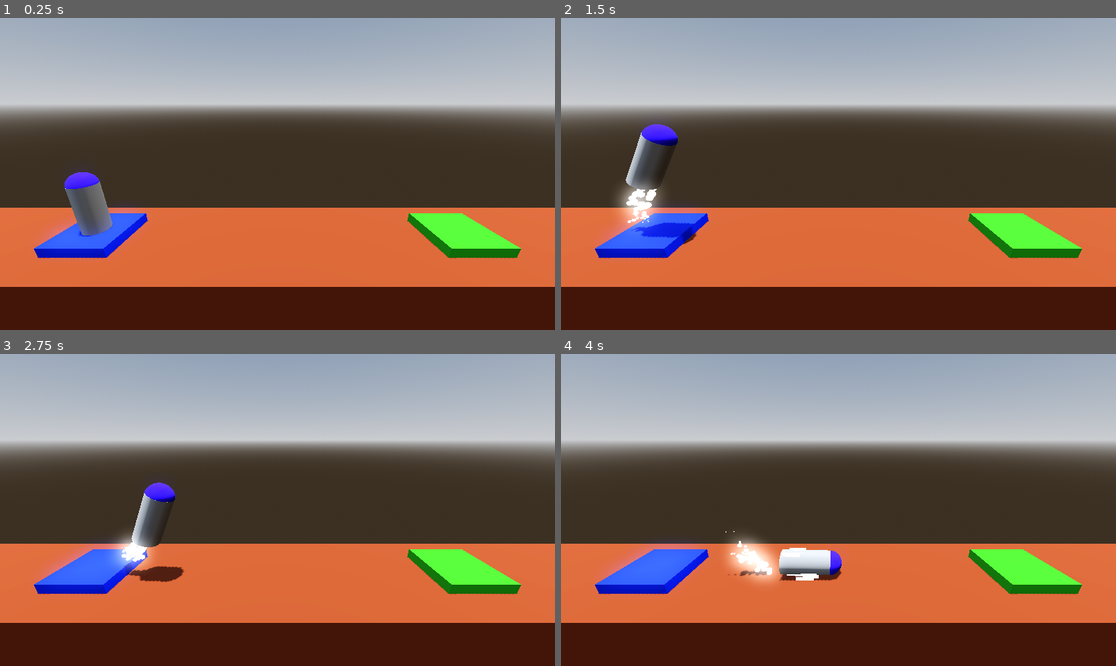
Above: before the commit, frames 1-4 (two rows, left to right).
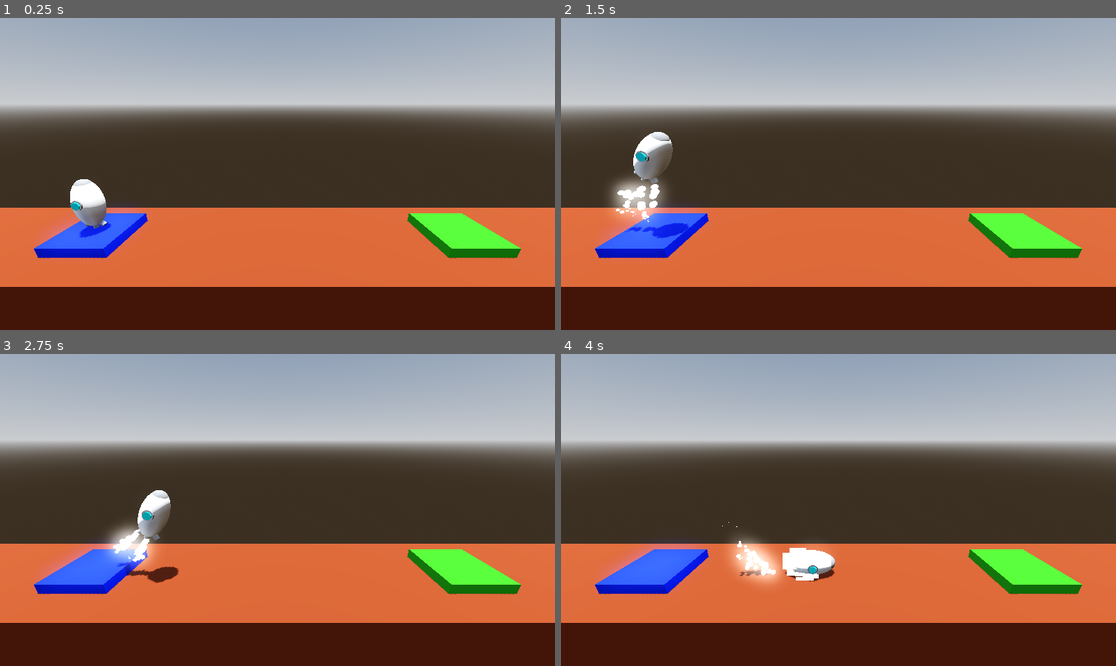
Above: after the commit, the same moments.

Repository: SearedBacon/ProjectB0ost
Game: Godot game, scene res://Levels/level.tscn
Same seed, same stepped clock (60 frames per second), same inputs: the game is played once before the commit and once after it.
Inputs:
- Up to frame 1 (0.25 s): no input
- Up to frame 2 (1.5 s): tap Enter at 0.5 s; hold D (rotate_right) 0.53-1.28 s; hold Space (boost) 0.53-1.28 s; hold A (rotate_left) from 1.28 s (still down); tap Space (boost) at 1.35 s
- Up to frame 3 (2.75 s): release A (rotate_left) at 2.03 s; hold D (rotate_right) from 2.03 s (still down); hold Space (boost) from 2.03 s (still down)
- Up to frame 4 (4 s): release Space (boost) at 2.78 s; tap Space (boost) at 2.85 s; release D (rotate_right) at 3.53 s; hold A (rotate_left) from 3.53 s (still down); hold Space (boost) from 3.53 s (still down)

The runs differ from the first frame. In frame 1, 1.1% of the frame differs, in the area x 11-21%, y 49-71%; in frame 2, 2.1%, in the area x 8-25%, y 34-73%; in frame 3, 1.7%; in frame 4, 1.0%.

Commit message:
added some details to rocket

Diff:
--- a/Player/player.tscn
+++ b/Player/player.tscn
@@ -8,17 +8,48 @@
 [ext_resource type="PackedScene" uid="uid://jfwajmrh6ca7" path="res://assets/success_particles.tscn" id="6_vtle1"]
 [ext_resource type="PackedScene" uid="uid://dcecb8hw7dbrv" path="res://assets/explosion_particles.tscn" id="7_od3ui"]
 
-[sub_resource type="CylinderMesh" id="CylinderMesh_hvfyp"]
-
 [sub_resource type="CylinderShape3D" id="CylinderShape3D_l8h54"]
 
 [sub_resource type="StandardMaterial3D" id="StandardMaterial3D_l8h54"]
-albedo_color = Color(0.16666651, 0, 1, 1)
 
 [sub_resource type="SphereMesh" id="SphereMesh_4ntmi"]
 material = SubResource("StandardMaterial3D_l8h54")
+height = 2.0
 
 [sub_resource type="SphereShape3D" id="SphereShape3D_l8h54"]
+
+[sub_resource type="CapsuleMesh" id="CapsuleMesh_vtle1"]
+radius = 0.3
+height = 1.0
+
+[sub_resource type="CylinderMesh" id="CylinderMesh_od3ui"]
+top_radius = 0.2
+bottom_radius = 0.2
+height = 0.5
+
+[sub_resource type="StandardMaterial3D" id="StandardMaterial3D_00tjw"]
+albedo_color = Color(0, 0.9833336, 1, 1)
+
+[sub_resource type="CylinderMesh" id="CylinderMesh_x3vf3"]
+material = SubResource("StandardMaterial3D_00tjw")
+top_radius = 0.15
+bottom_radius = 0.15
+height = 0.5
+
+[sub_resource type="CylinderMesh" id="CylinderMesh_vtle1"]
+top_radius = 0.1
+bottom_radius = 0.1
+height = 0.2
+
+[sub_resource type="CylinderMesh" id="CylinderMesh_00tjw"]
+top_radius = 0.1
+bottom_radius = 0.1
+height = 0.2
+
+[sub_resource type="CylinderMesh" id="CylinderMesh_apopc"]
+top_radius = 0.1
+bottom_radius = 0.1
+height = 0.2
 
 [node name="Player" type="RigidBody3D"]
 axis_lock_linear_z = true
@@ -30,14 +61,11 @@
 angular_damp = 3.0
 script = ExtResource("1_l8h54")
 
-[node name="MeshInstance3D" type="MeshInstance3D" parent="."]
-mesh = SubResource("CylinderMesh_hvfyp")
-
 [node name="CollisionShape3D" type="CollisionShape3D" parent="."]
 shape = SubResource("CylinderShape3D_l8h54")
 
-[node name="MeshInstance3D2" type="MeshInstance3D" parent="."]
-transform = Transform3D(1, 0, 0, 0, 1, 0, 0, 0, 1, 0, 0.9603809, 0)
+[node name="Body" type="MeshInstance3D" parent="."]
+transform = Transform3D(1, 0, 0, 0, 1, 0, 0, 0, 1, 0, 0.18103921, 0)
 mesh = SubResource("SphereMesh_4ntmi")
 
 [node name="CollisionShape3D2" type="CollisionShape3D" parent="."]
@@ -57,13 +85,41 @@
 transform = Transform3D(1, 0, 0, 0, 1, 0, 0, 0, 1, 0, -1, 0)
 
 [node name="RightTurn" parent="." instance=ExtResource("5_k53q1")]
-transform = Transform3D(1, 0, 0, 0, 1, 0, 0, 0, 1, -0.35, -1, 0)
+transform = Transform3D(0.8087912, 0.58809584, 0, -0.58809584, 0.8087912, 0, 0, 0, 1, -0.38876987, -0.8399343, 0)
 
 [node name="LeftTurn" parent="." instance=ExtResource("5_k53q1")]
-transform = Transform3D(1, 0, 0, 0, 1, 0, 0, 0, 1, 0.35, -1, 0)
+transform = Transform3D(0.8788837, -0.47703603, 0, 0.47703603, 0.8788837, 0, 0, 0, 1, 0.35, -0.89081347, 0)
 
 [node name="SuccessParticles" parent="." instance=ExtResource("6_vtle1")]
 
 [node name="ExplosionParticles" parent="." instance=ExtResource("7_od3ui")]
 
+[node name="MeshInstance3D3" type="MeshInstance3D" parent="."]
+
+[node name="MeshInstance3D" type="MeshInstance3D" parent="."]
+transform = Transform3D(1, 0, 0, 0, 1, 0, 0, 0, 1, 0, 0.69, 0)
+mesh = SubResource("CapsuleMesh_vtle1")
+
+[node name="MeshInstance3D2" type="MeshInstance3D" parent="."]
+transform = Transform3D(1, 0, 0, 0, 0.08454739, -0.9964194, 0, 0.9964194, 0.08454739, 0, 0.303, 0.263)
+mesh = SubResource("CylinderMesh_od3ui")
+
+[node name="MeshInstance3D4" type="MeshInstance3D" parent="."]
+transform = Transform3D(1, 0, 0, 0, -0.03557974, -0.9993668, 0, 0.9993668, -0.03557974, -0.00441885, 0.3253286, 0.30150795)
+mesh = SubResource("CylinderMesh_x3vf3")
+
+[node name="MeshInstance3D5" type="MeshInstance3D" parent="."]
+transform = Transform3D(1, 0, 0, 0, 1, 0, 0, 0, 1, -0.017848253, -0.8167207, 0)
+mesh = SubResource("CylinderMesh_vtle1")
+
+[node name="MeshInstance3D6" type="MeshInstance3D" parent="."]
+transform = Transform3D(0.8109719, 0.5850851, 0, -0.5850851, 0.8109719, 0, 0, 0, 1, -0.28735298, -0.71924454, 0)
+mesh = SubResource("CylinderMesh_00tjw")
+
+[node name="MeshInstance3D7" type="MeshInstance3D" parent="."]
+transform = Transform3D(0.69655174, -0.7175066, 0, 0.7175066, 0.69655174, 0, 0, 0, 1, 0.2939726, -0.73354924, 0)
+mesh = SubResource("CylinderMesh_apopc")
+
+[node name="MeshInstance3D8" type="MeshInstance3D" parent="."]
+
 [connection signal="body_entered" from="." to="." method="_on_body_entered"]
Not shown: 1 places in Player/player.tscn that only renumber resources
